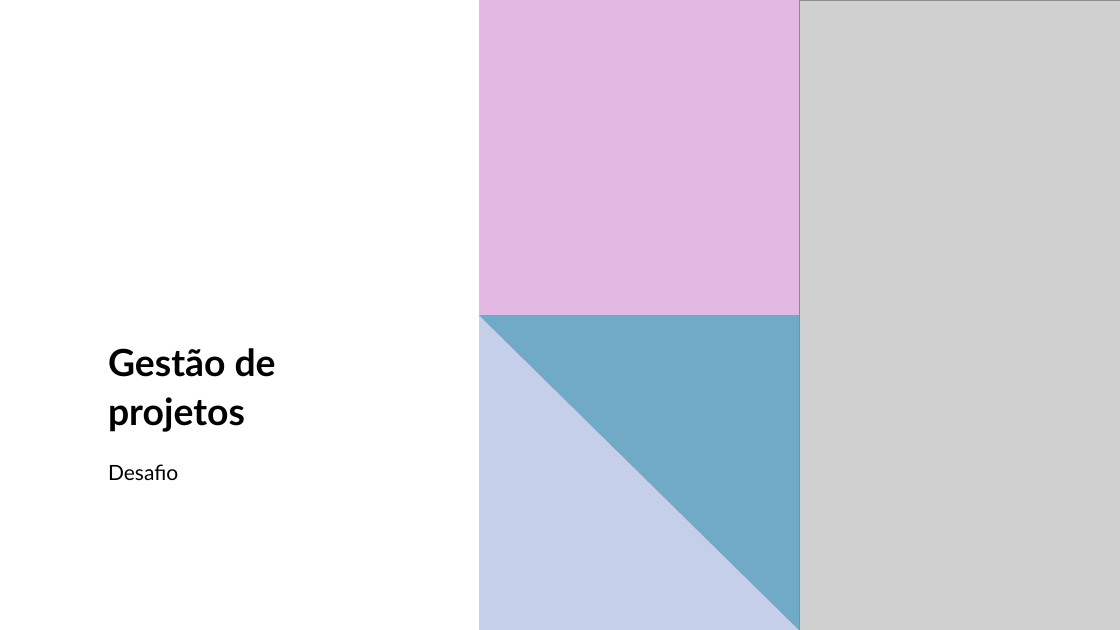
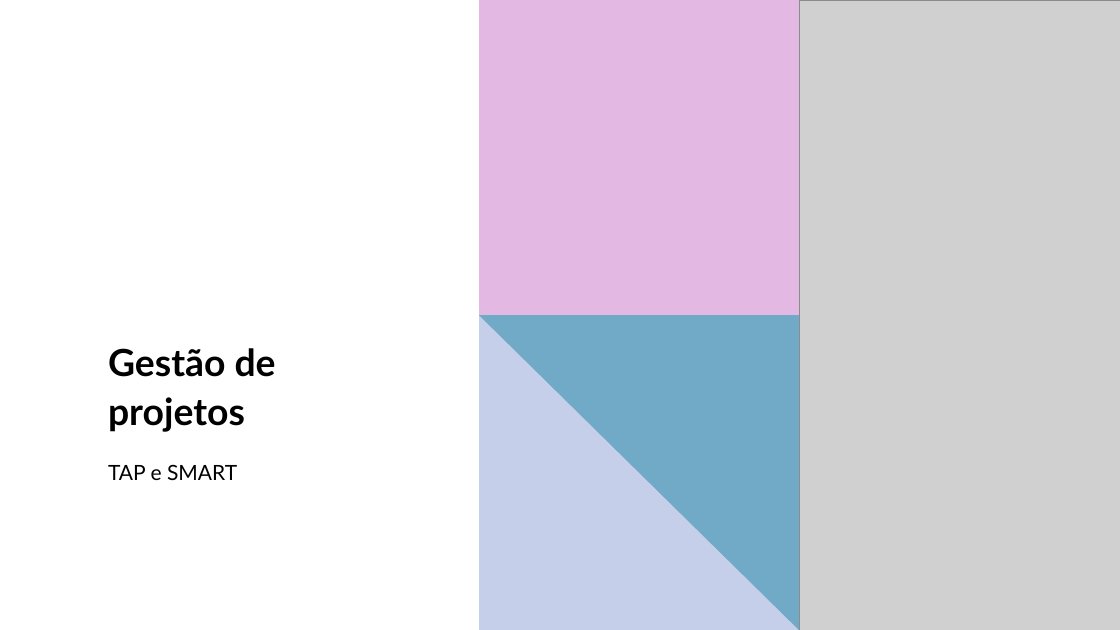
Before and after one commit to LeonardoRaiz/FATEC, a slide deck: slide 1 of Aulas/Gestao de Projetos/PPT/Aula 08/Aula 08.pptx. Drawn at 1120x630 pixels with LibreOffice and Linux fonts; fonts in the diff are those of the drawing; grey boxes stand for pictures. Boxes give left, top, right and bottom in pixels: in the first picture for what was removed or moved away, otherwise in the second. Text is boxed around its words. In the diff, an @@ line names an element or a change of style, - is before the commit and + after.

```diff
--- a/Aulas/Gestao de Projetos/PPT/Aula 08/Aula 08.pptx
+++ b/Aulas/Gestao de Projetos/PPT/Aula 08/Aula 08.pptx
@@ subtitle at [108,464,237,480]: text changed @@
-Desafio
+TAP e SMART
```
Also in this commit, not shown: 13 slides added, 3 slides removed, 15 other files.
